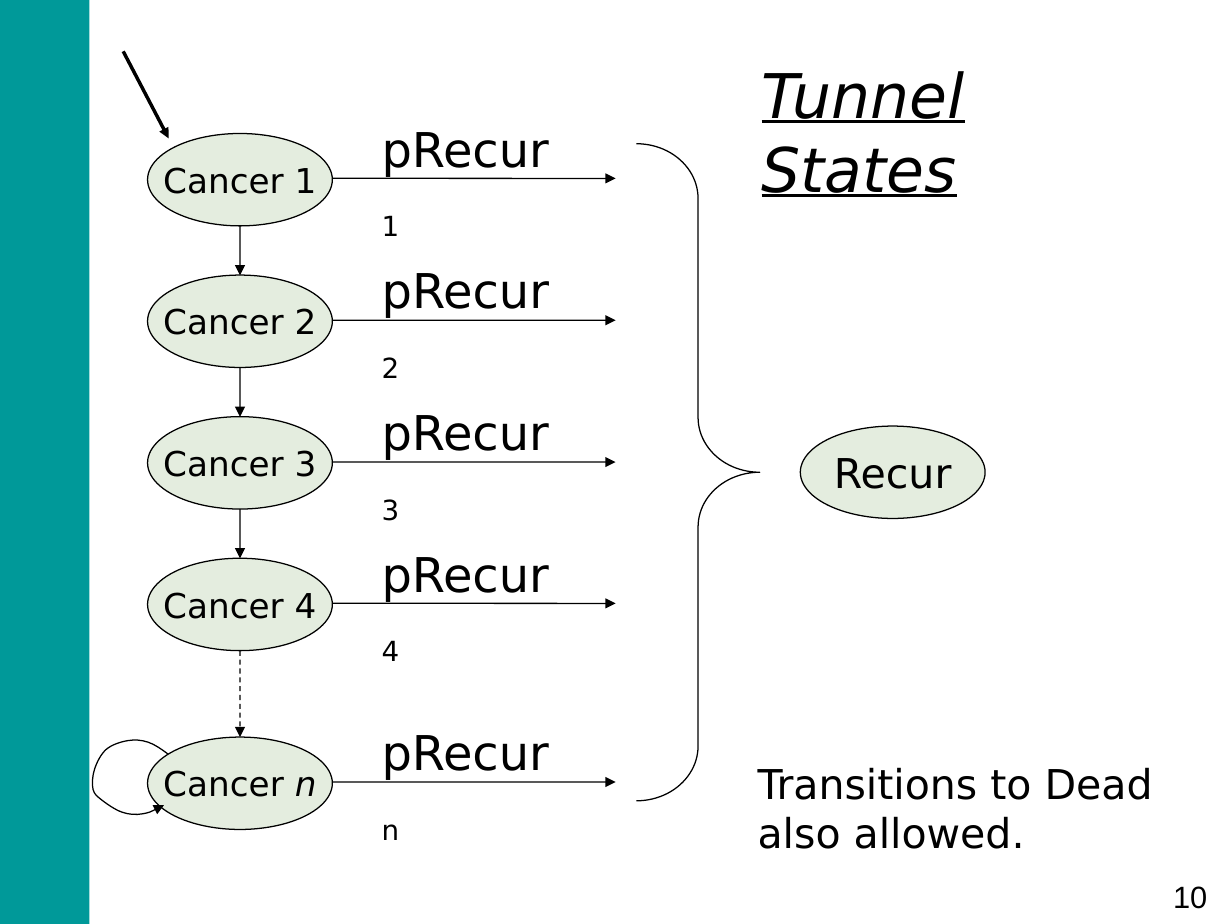
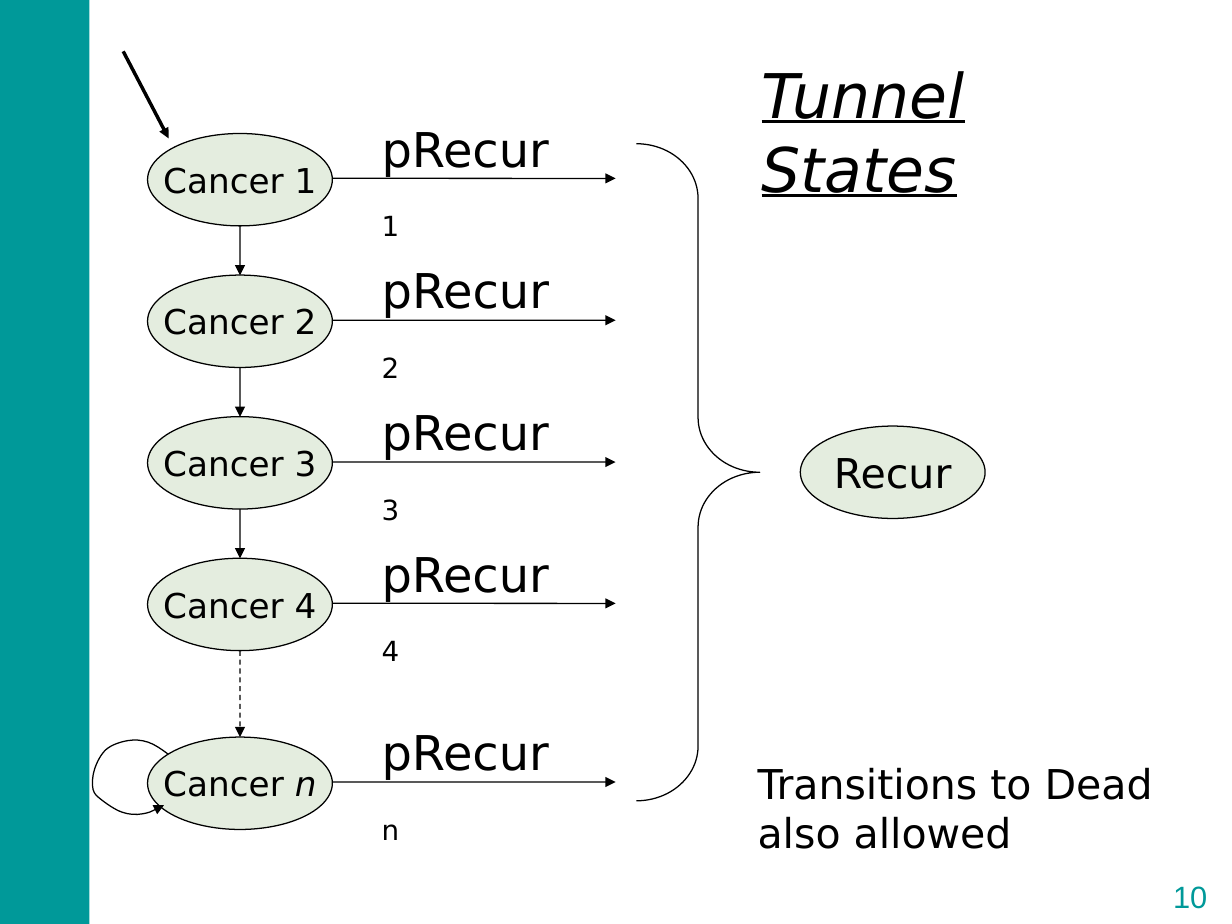
Before and after one commit to DARTH-git/Course-Modularization, a slide deck: slide 10 of Markov models/Slides/Markov Model Variants.pptx. Drawn at 1232x924 pixels with LibreOffice and Linux fonts; fonts in the diff are those of the drawing. Boxes give left, top, right and bottom in pixels: in the first picture for what was removed or moved away, otherwise in the second. Text is boxed around its words. In the diff, an @@ line names an element or a change of style, - is before the commit and + after.

```diff
--- a/Markov models/Slides/Markov Model Variants.pptx
+++ b/Markov models/Slides/Markov Model Variants.pptx
@@ text at (758, 767, 1153, 849): text changed @@
-Transitions to Dead also allowed.
+Transitions to Dead also allowed
@@ page number at (1153, 870, 1227, 923): text colour #000000 to #009999 @@
```
Also in this commit, not shown: 8 other slides changed, 1 slide added, 1 slide removed, 18 other files.
